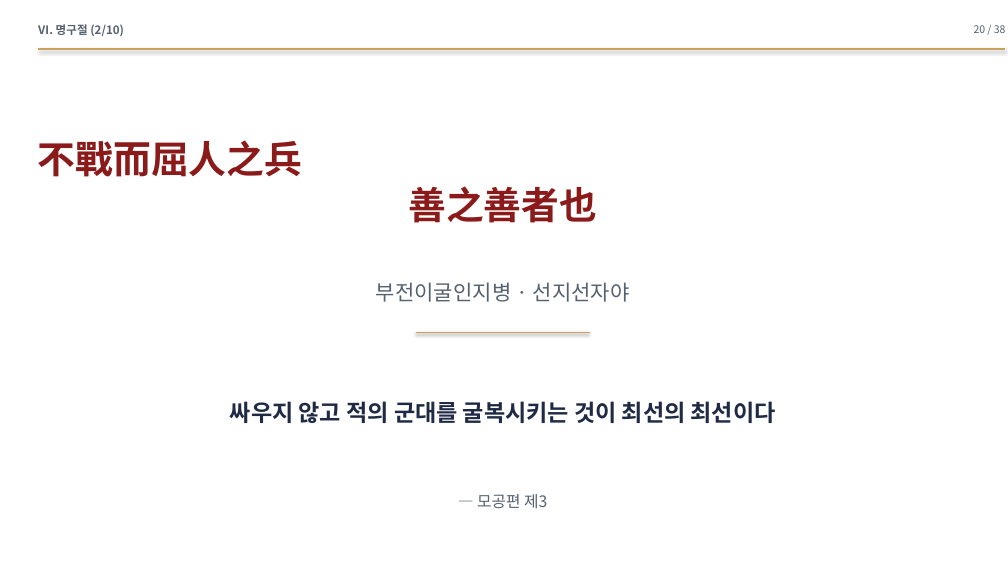
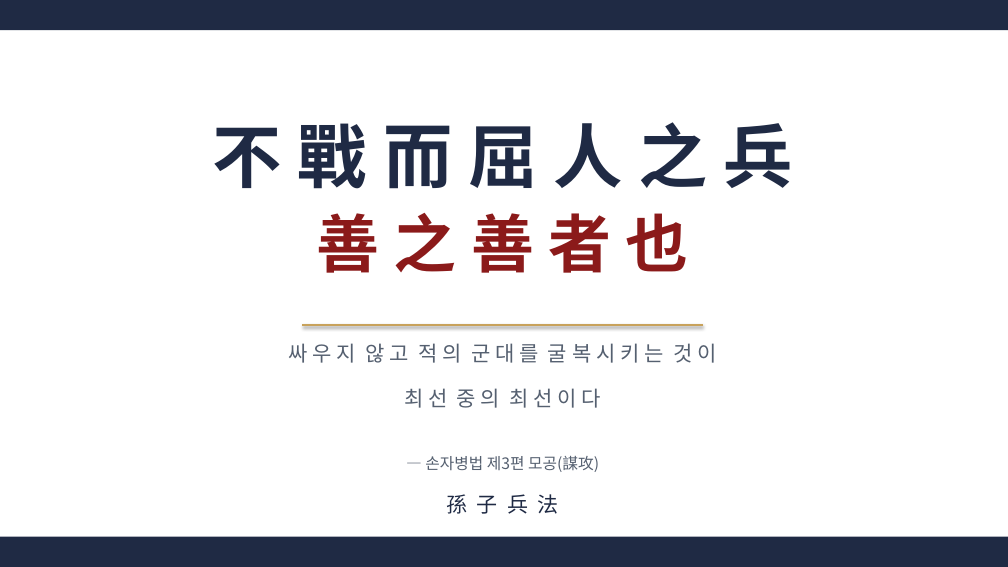
Before and after one commit to hpark1947/Oriental-Classics2, a slide deck: slide 56 of 발표자료/손자병법_발표자료.pptx (slide 20 before the commit). Drawn at 1008x567 pixels with LibreOffice and Linux fonts; fonts in the diff are those of the drawing. Boxes give left, top, right and bottom in pixels: in the first picture for what was removed or moved away, otherwise in the second. Text is boxed around its words. In the diff, an @@ line names an element or a change of style, - is before the commit and + after.

```diff
--- a/발표자료/손자병법_발표자료.pptx
+++ b/발표자료/손자병법_발표자료.pptx
@@ rectangle added at [0,0,1008,30], fill #1F2A44 @@
@@ text removed at [38,24,124,36] @@
-Ⅵ. 명구절 (2/10)
@@ text removed at [974,25,1006,33] @@
-20 / 38
@@ line removed from (38, 49) to (1006, 49) @@
@@ text "不 戰 而 屈 人 ..." at [213,122,792,189]: vertical alignment middle to top @@
@@ text at [213,122,792,189]: text changed; size 36 to 66 pt; text colour #8B1A1A to #1F2A44 @@
-不戰而屈人之兵
-善之善者也
+不 戰 而 屈 人 之 兵
@@ text added at [317,213,689,273], 60 pt, text #8B1A1A, bold @@
+善 之 善 者 也
@@ text removed at [376,282,630,302] @@
-부전이굴인지병 · 선지선자야
@@ line moved from (416, 333) - (590, 333) to (302, 325) - (703, 325) @@
@@ line (302, 325) - (703, 325): stroke #C8A25B 1.5 pt to #C8A25B 2 pt @@
@@ text "싸 우 지 않 고 ..." at [289,343,716,363]: vertical alignment middle to top @@
@@ text at [289,343,716,363]: text changed; size 22 to 20 pt; text colour #1F2A44 to #556070; bold off @@
-싸우지 않고 적의 군대를 굴복시키는 것이 최선의 최선이다
+싸 우 지 않 고 적 의 군 대 를 굴 복 시 키 는 것 이
@@ text added at [404,388,601,408], 20 pt, text #556070 @@
+최 선 중 의 최 선 이 다
@@ text added at [425,456,599,472], 15 pt, text #556070 @@
+— 손자병법 제3편 모공(謀攻)
@@ text at [446,494,559,514]: text changed; size 15 to 20 pt; text colour #556070 to #1F2A44 @@
-— 모공편 제3
+孫 子 兵 法
@@ rectangle added at [0,537,1008,567], fill #1F2A44 @@
```
Also in this commit, not shown: 7 other slides changed, 48 slides added, 30 slides removed, 1 other file.
